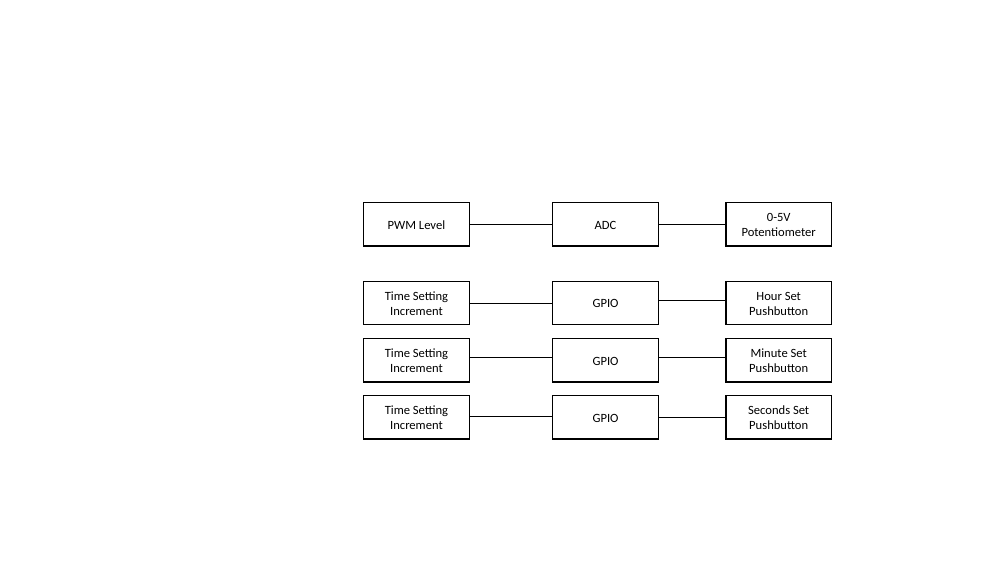
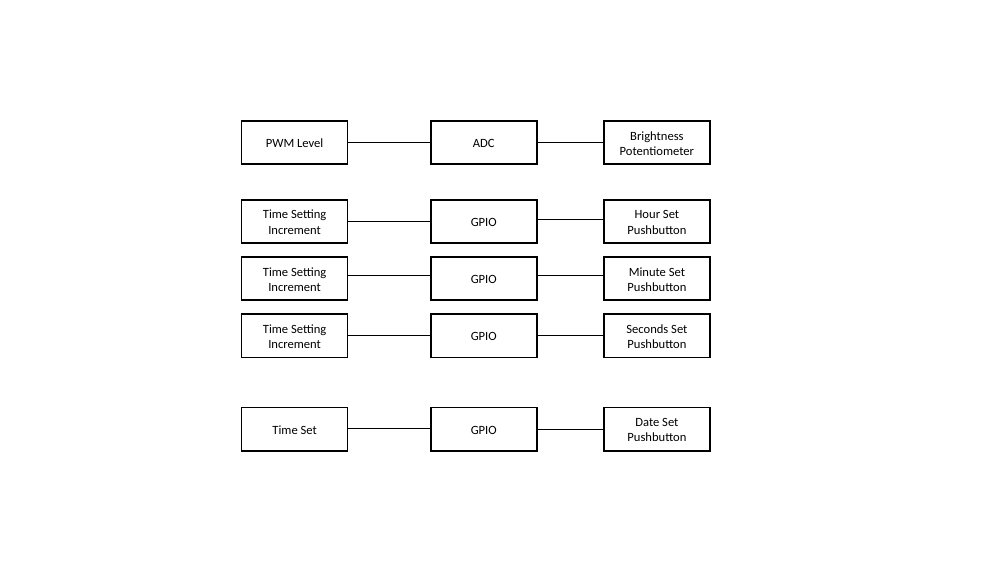
Before and after one commit to evaaan/NixieClockV2, a slide deck: slide 5 of docs/clock.pptx (slide 4 before the commit). Drawn at 1008x567 pixels with LibreOffice and Linux fonts; fonts in the diff are those of the drawing. Boxes give left, top, right and bottom in pixels: in the first picture for what was removed or moved away, otherwise in the second. Text is boxed around its words. In the diff, an @@ line names an element or a change of style, - is before the commit and + after.

```diff
--- a/docs/clock.pptx
+++ b/docs/clock.pptx
@@ 12 rectangles, 8 lines: place and size @@
-12 rectangles, 8 lines at (364, 203, 832, 439)
+12 rectangles, 8 lines at (242, 121, 710, 358)
@@ text in rectangle at (620, 131, 694, 155): text changed @@
-0-5V Potentiometer
+Brightness Potentiometer
@@ rectangle added at (242, 408, 348, 451), outline #000000 1.5 pt, 12 pt, text #000000 @@
+Time Set
@@ rectangle added at (431, 408, 537, 451), outline #000000 1.5 pt, 12 pt, text #000000 @@
+GPIO
@@ rectangle added at (604, 408, 710, 451), outline #000000 1.5 pt, 12 pt, text #000000 @@
+Date Set Pushbutton
@@ line added from (348, 429) to (431, 429), #000000 0.5 pt @@
@@ line added from (537, 430) to (604, 430), #000000 0.5 pt @@
```
Also in this commit, not shown: 1 other slide changed, 4 slides added, 1 slide removed, 9 other files.
